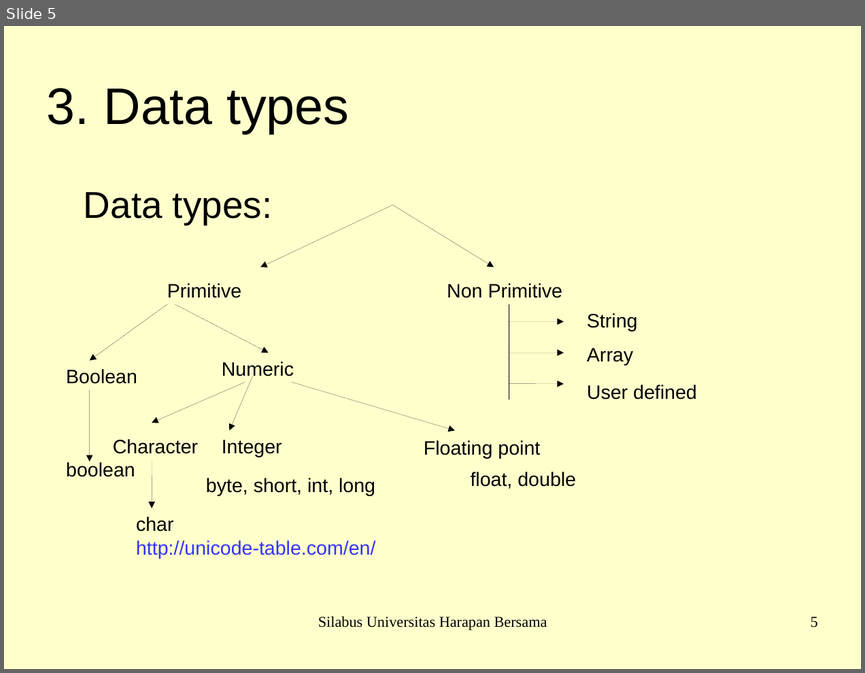
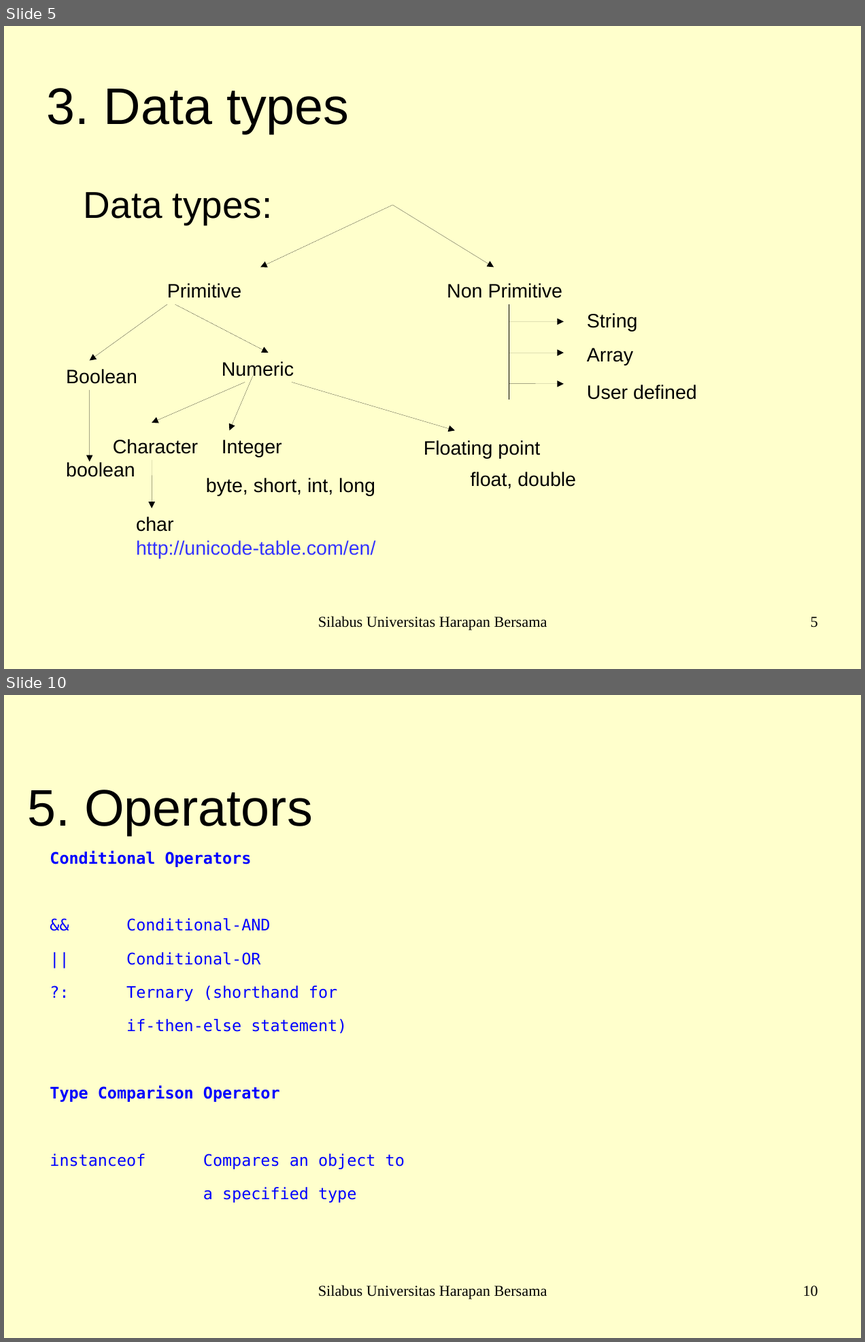
Before and after one commit to arissetyawan-campus-1qaz2wsx3edc/java-programming-basic, a slide deck: java-master-slide.odp. Shown one above the other, each under a label of ours: slide 5 before the commit, slides 5 and 10 after it; the slides between them are not shown. The pictures are 865x673 and 865x1342 pixels, drawn with LibreOffice and Linux fonts; fonts in the diff are those of the drawing; background and template pictures are left out. Boxes give left, top, right and bottom in pixels: in the first picture for what was removed or moved away, otherwise in the second. Text is boxed around its words. In the diff, an @@ line names an element or a change of style, - is before the commit and + after.

```diff
--- a/java-master-slide.odp
+++ b/java-master-slide.odp
@@ slide 10 added at box(4, 695, 861, 1338), background #FFFFCC @@
@@ title added at box(27, 790, 313, 835), 47.6 pt, text #000000 @@
+5. Operators
@@ text added at box(50, 851, 405, 1202), 14.8 pt, text #0000FF @@
+Conditional Operators
+&& Conditional-AND
+|| Conditional-OR
+?: Ternary (shorthand for
+if-then-else statement)
+Type Comparison Operator
+instanceof Compares an object to
+a specified type
@@ text added at box(318, 1285, 547, 1299), 14 pt, text #000000 @@
+Silabus Universitas Harapan Bersama
@@ page number added at box(803, 1285, 818, 1296), 14 pt, text #000000 @@
+10
```
Also in this commit, not shown: 2 slides changed, 9 other slides added, 2 other files.
